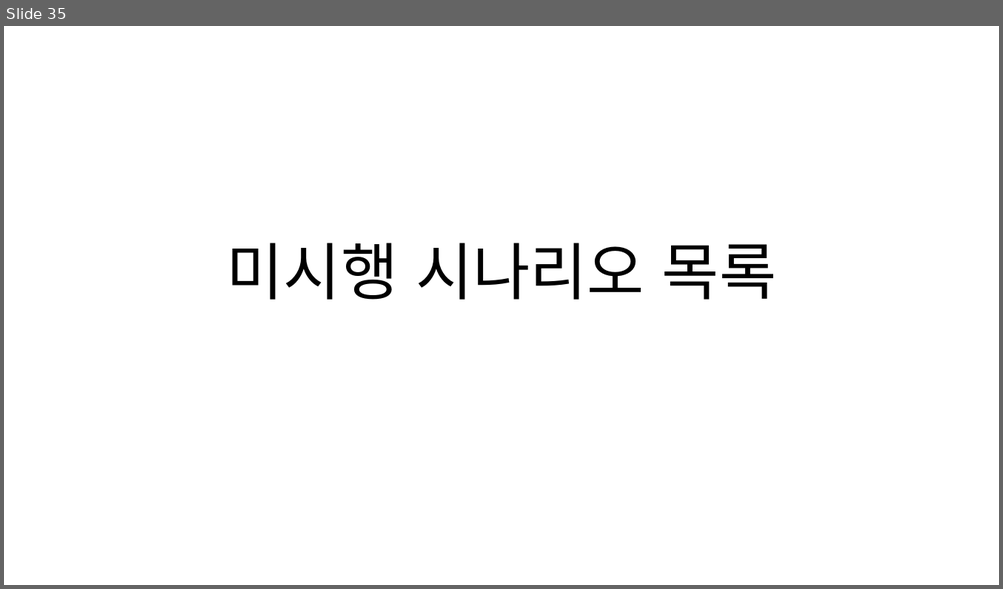
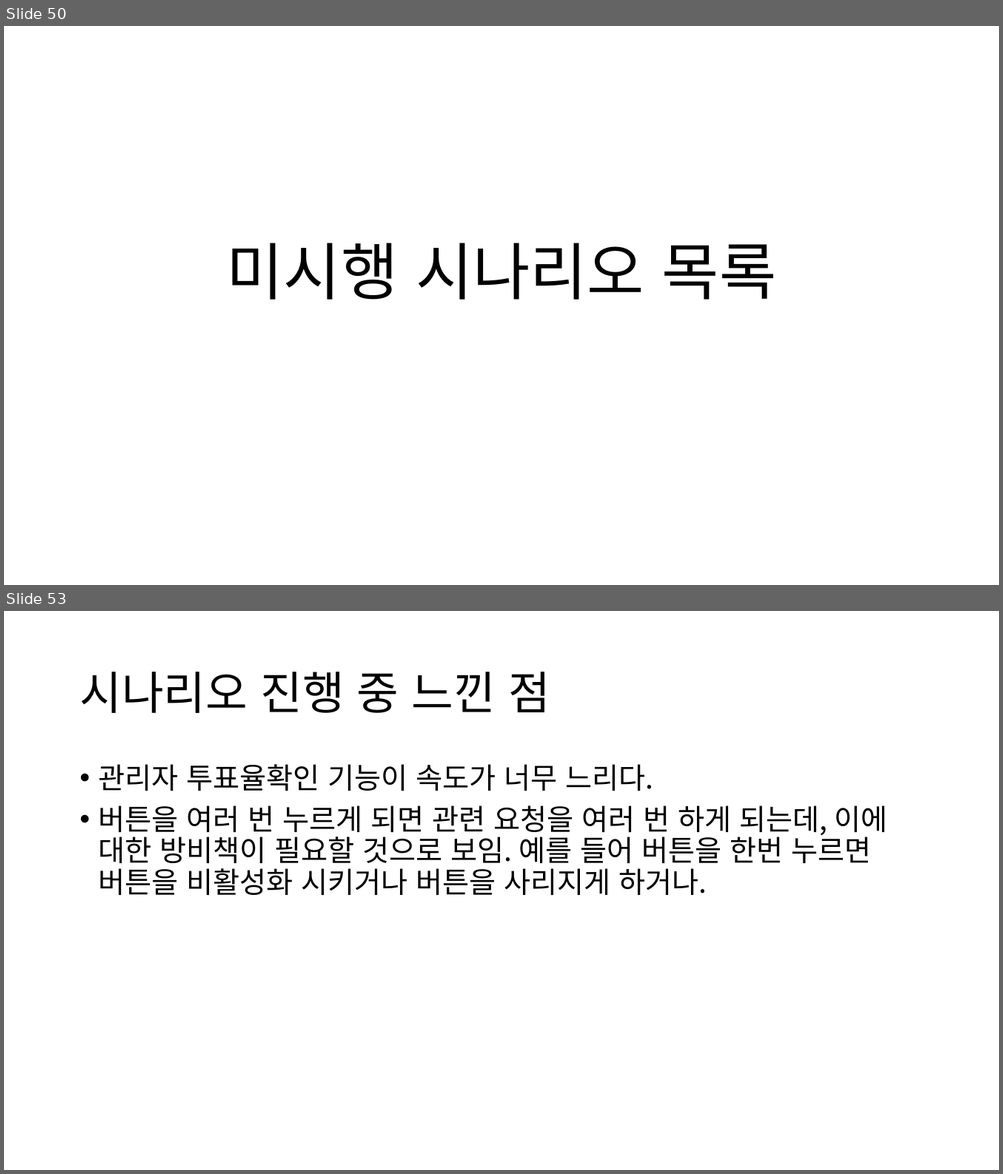
Before and after one commit to BL-UCKSS/evote-project, a slide deck: Document/Testcase/Testcase #1.pptx. Shown one above the other, each under a label of ours: slide 35 before the commit, slides 50 and 53 after it; the slides between them are not shown. The pictures are 1003x589 and 1003x1174 pixels, drawn with LibreOffice and Linux fonts; fonts in the diff are those of the drawing. Boxes give left, top, right and bottom in pixels: in the first picture for what was removed or moved away, otherwise in the second. Text is boxed around its words. In the diff, an @@ line names an element or a change of style, - is before the commit and + after.

```diff
--- a/Document/Testcase/Testcase #1.pptx
+++ b/Document/Testcase/Testcase #1.pptx
@@ slide 53 added at (4, 611, 999, 1170), background #FFFFFF @@
@@ title added at (79, 672, 550, 713), 44 pt, text #000000 @@
+시나리오 진행 중 느낀 점
@@ text added at (99, 764, 887, 895), 28 pt, text #000000 @@
+• 관리자 투표율확인 기능이 속도가 너무 느리다.
+• 버튼을 여러 번 누르게 되면 관련 요청을 여러 번 하게 되는데, 이에 대한 방비책이 필요할 것으로 보임. 예를 들어 버튼을 한번 누르면 버튼을 비활성화 시키거나 버튼을 사리지게 하거나.
@@ what was slide 35 is now slide 50 @@
```
Also in this commit, not shown: 1 slide changed, 16 other slides added, 1 other file.
